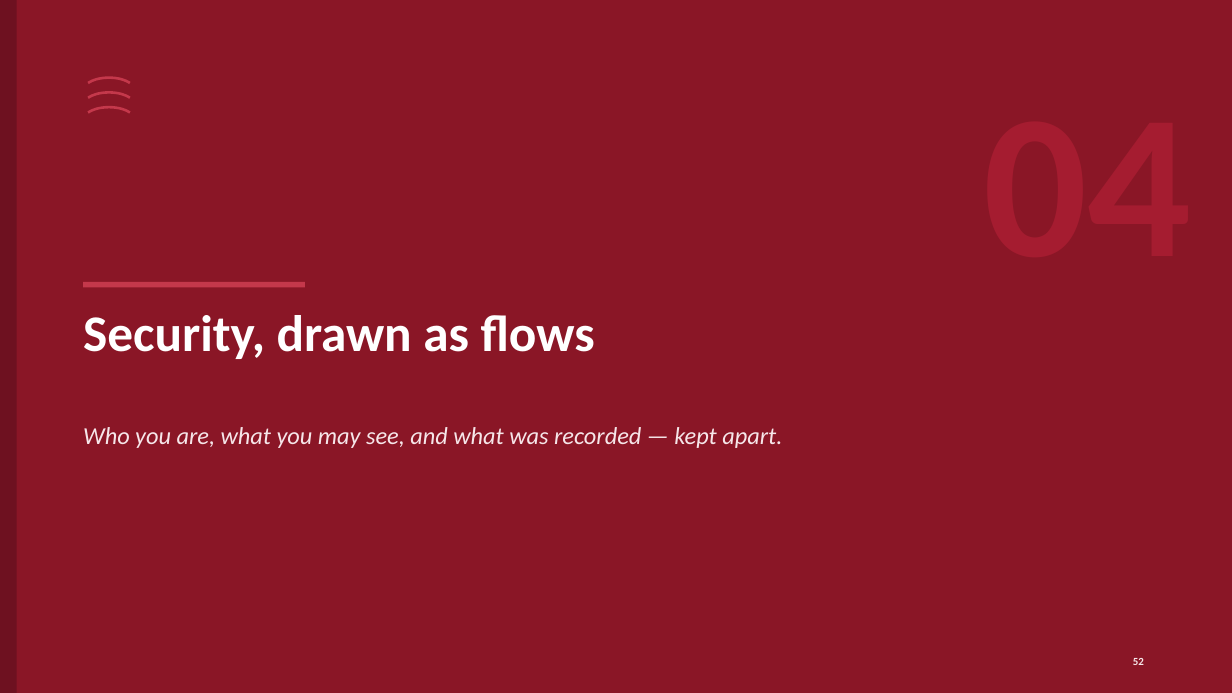
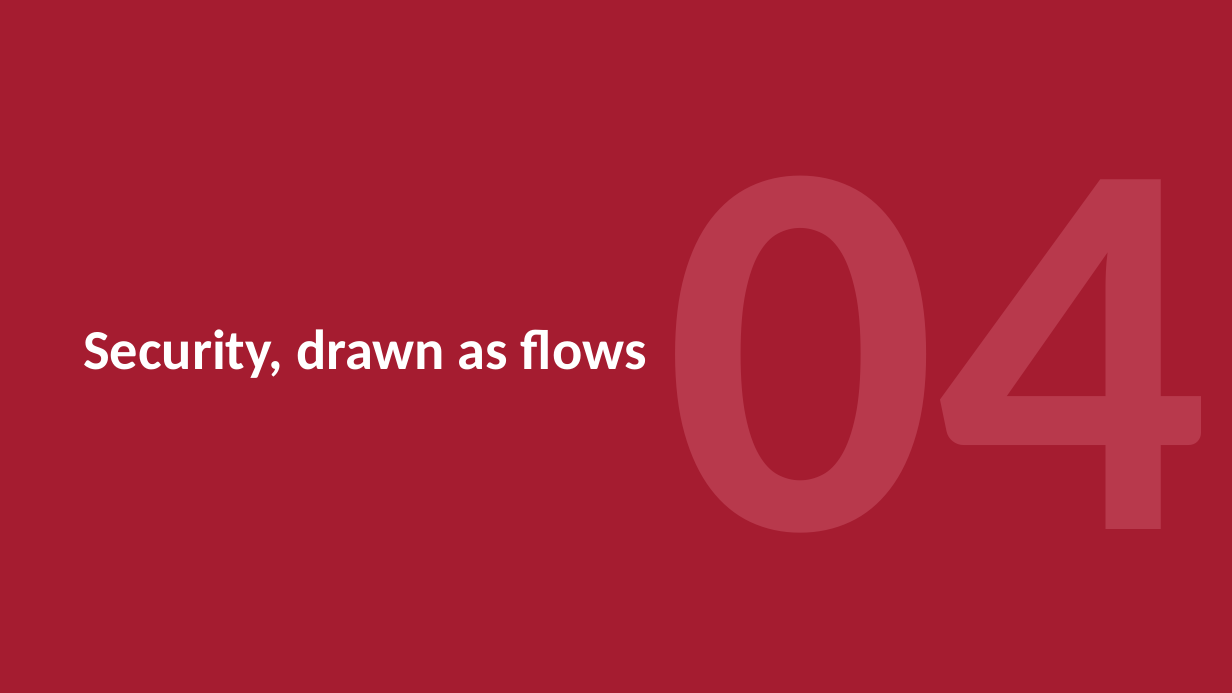
Before and after one commit to ajsinha/drishti, a slide deck: slide 52 of docs/publications/Drishti-Design-and-Evidence.pptx. Drawn at 1232x693 pixels with LibreOffice and Linux fonts; fonts in the diff are those of the drawing. Boxes give left, top, right and bottom in pixels: in the first picture for what was removed or moved away, otherwise in the second. Text is boxed around its words. In the diff, an @@ line names an element or a change of style, - is before the commit and + after.

```diff
--- a/docs/publications/Drishti-Design-and-Evidence.pptx
+++ b/docs/publications/Drishti-Design-and-Evidence.pptx
@@ rectangle added at [0, 0, 1232, 693], fill #A51C30 @@
@@ arc (boxed as its full ellipse) removed at [83, 78, 135, 104] @@
@@ arc (boxed as its full ellipse) removed at [83, 92, 135, 118] @@
@@ arc (boxed as its full ellipse) removed at [83, 107, 135, 133] @@
@@ text "Security, drawn as flows": place and size @@
-text "Security, drawn as flows" at [83, 315, 595, 359]
+text "Security, drawn as flows" at [83, 329, 647, 378]
@@ text "Security, drawn as flows" at [83, 329, 647, 378]: size 40 to 44 pt; vertical alignment top to middle @@
@@ rectangle removed at [83, 282, 305, 287] @@
@@ text removed at [83, 427, 782, 448] @@
-Who you are, what you may see, and what was recorded — kept apart.
@@ page number removed at [1133, 658, 1144, 665] @@
-52
```
Also in this commit, not shown: 5 other slides changed, 5 other files.
